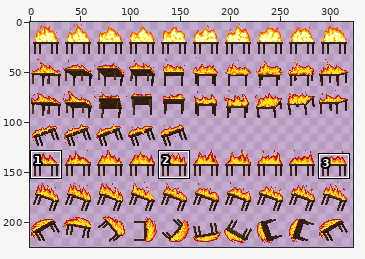
One commit to this sprite sheet: Tables/res/tableSpriteSheet.png. The picture above shows the old version from afar; the outline marks the close-up.
Close-up. First the earlier version:
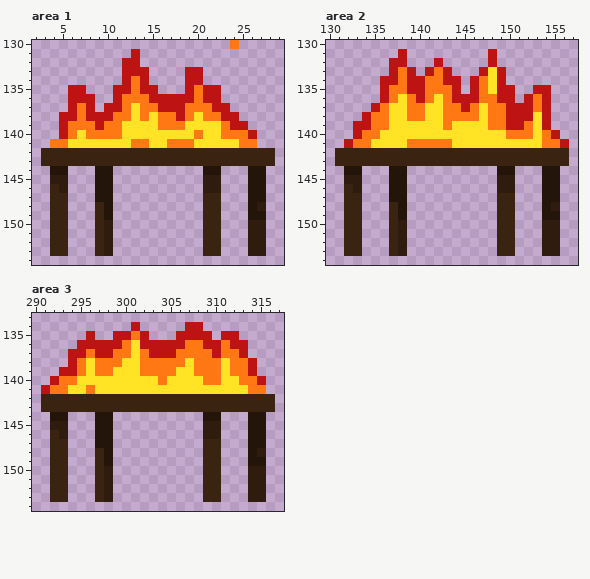
The file is 512x256 pixels. Shown: area 1: x 2..29, y 130..154; area 2: x 130..157, y 130..154; area 3: x 290..317, y 133..154. The wide view leaves out empty margins. The commit also changed other parts of the picture, which this record leaves out.
The result:
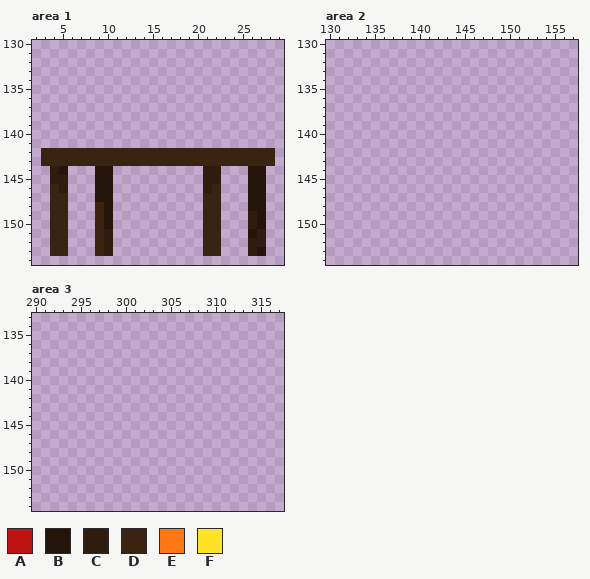
Palette (. is transparent): A #be1313  B #24150b  C #301c0e  D #3b2312  E #ff7814  F #ffe324
The edit:
Changed rows in their new state; - is an unchanged pixel.
Area 1:
first column x 4:
130 --------------------.---
131 ---------.--------------
132 --------..--------------
133 --------...----..-------
134 --------...----..-------
135 --..---.....---....-----
136 --...--............-----
137 --...-..............----
138 -....................---
139 -.....................--
140 -......................-
141 .......................-
144 C----------------CC-----
146 ------------------D-----
148 -----------------------B
149 ----------------------C-
150 ------B----------------B
151 ----------------------B-
153 -----------------------B
Area 2:
first column x 131:
131 -------.---------.--------
132 ------..---.-----.--------
133 ------...-...---...-------
134 -----.........-....-------
135 -----.........-.....--..--
136 -----...............-...--
137 ----....................--
138 ---.....................--
139 --......................--
140 --.......................-
141 -.........................
142 ..........................
143 ..........................
144 -..---..----------..---..-
145 -..---..----------..---..-
146 -..---..----------..---..-
147 -..---..----------..---..-
148 -..---..----------..---..-
149 -..---..----------..---..-
150 -..---..----------..---..-
151 -..---..----------..---..-
152 -..---..----------..---..-
153 -..---..----------..---..-
Area 3:
first column x 291:
134 ----------.-----..--------
135 -----.--....---....-..----
136 ----...................---
137 ---....................---
138 ---.....................--
139 --......................--
140 -........................-
141 .........................-
142 ..........................
143 ..........................
144 -..---..----------..---..-
145 -..---..----------..---..-
146 -..---..----------..---..-
147 -..---..----------..---..-
148 -..---..----------..---..-
149 -..---..----------..---..-
150 -..---..----------..---..-
151 -..---..----------..---..-
152 -..---..----------..---..-
153 -..---..----------..---..-
Where, in picture pixels (left, top, right, bottom), the same in both close-ups:
changed: (50, 40, 257, 193)
changed: (248, 202, 266, 256)
changed: (104, 220, 113, 229)
erased: (335, 49, 569, 256)
erased: (41, 322, 275, 502)
